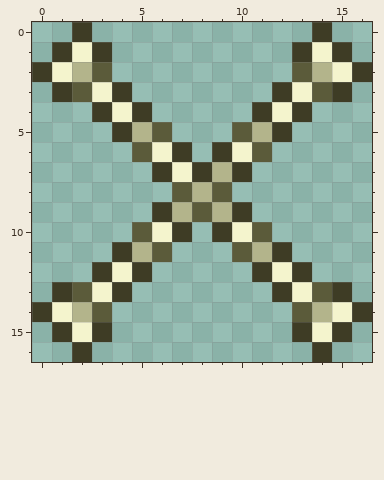
Pixel-art sprite -- Projectiles/Melee/Bonerang.png. The picture above was drawn from the file before the commit.
The file is 34x34 pixels, drawn in blocks of 2x2; one block is one cell here.
And afterwards:
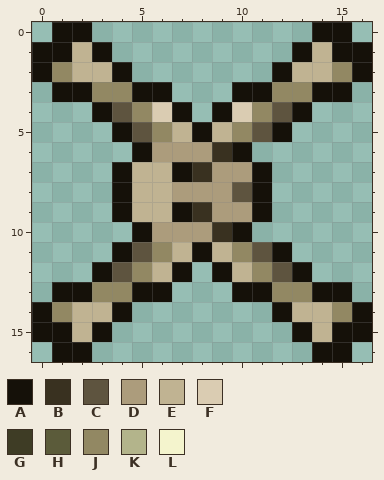
Palette (. is transparent): A #151109  B #393120  C #5e543f  D #ac9c7c  E #c0b392  F #daccb2  G #3e3c25  H #5b5b3a  J #928863  K #b3b48b  L #f4f4cd
What changed:
Changed rows in their new state; - is an unchanged pixel.
first column x 0:
 0 -AA-----------AA-
 1 AAEA---------AEAA
 2 AJEEA-------AEEJA
 3 -AAJJAA---AAJJAA-
 4 ---ACJFA-AFJCA---
 5 ----ACJEAEJCA----
 6 -----ADDDBA.-----
 7 ----AEEABDDA-----
 8 ----AEEDDDCA-----
 9 ----AEEABDDA-----
10 -----ADDDBA.-----
11 ----ACJEAEJCA----
12 ---ACJEA-AEJCA---
13 -AAJJAA---AAJJAA-
14 AJEEA-------AEEJA
15 AAEA---------AEAA
16 -AA-----------AA-
Pixel boxes of the changes (left, top, right, bottom) in both pictures:
changed: (32, 22, 372, 362)
